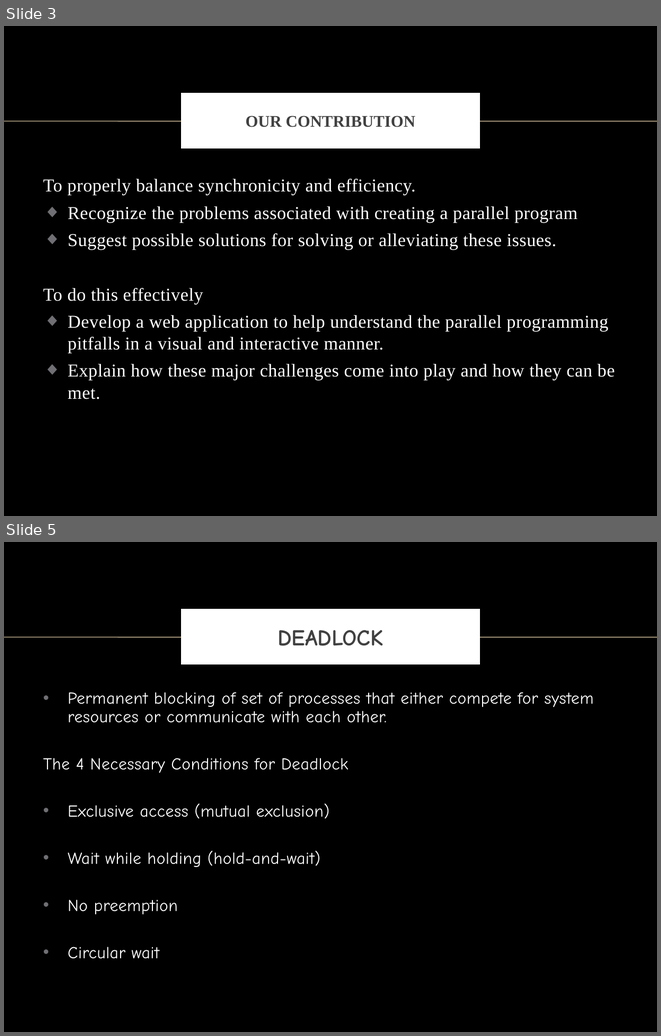
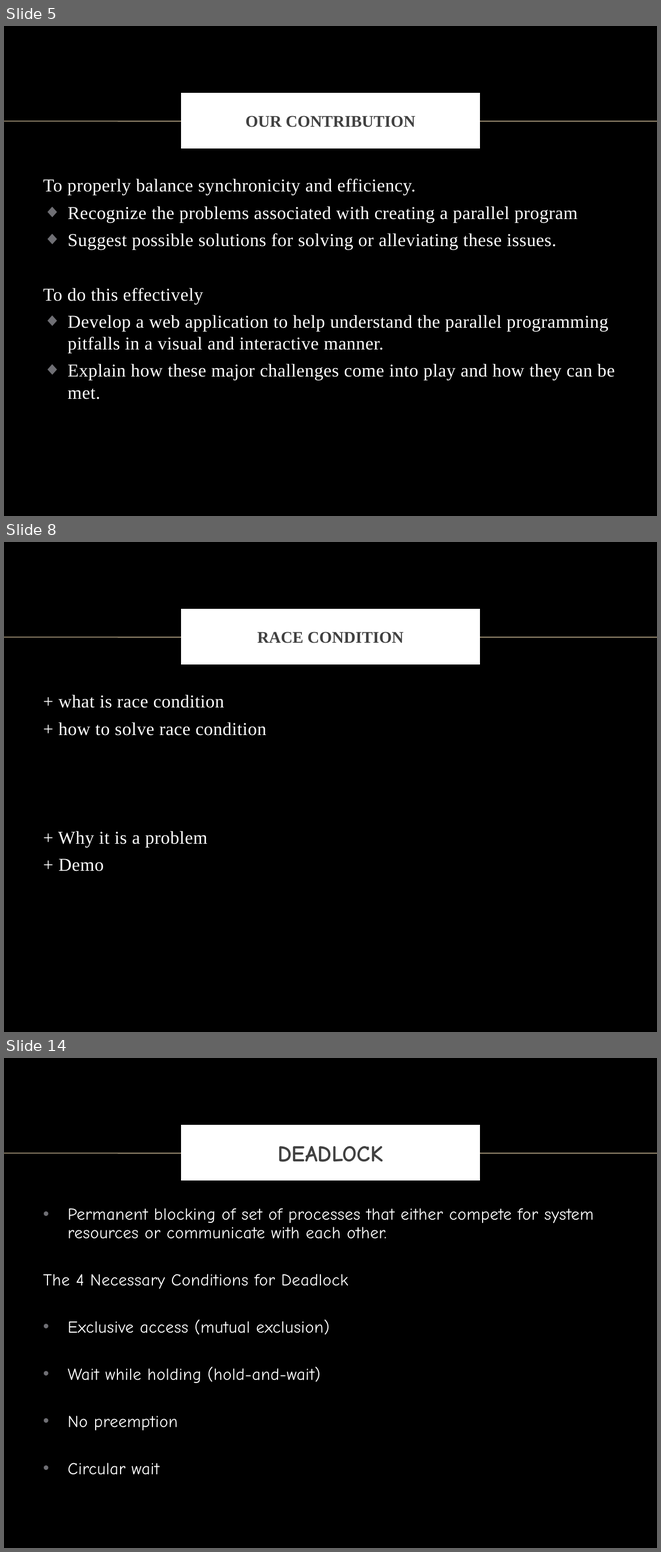
Before and after one commit to vong-srey/Paravantage, a slide deck: Presentation.pptx. Shown one above the other, each under a label of ours: slides 3 and 5 before the commit, slides 5, 8 and 14 after it; the slides between them are not shown. The pictures are 661x1036 and 661x1552 pixels, drawn with LibreOffice and Linux fonts; fonts in the diff are those of the drawing; background and template pictures are left out. Boxes give left, top, right and bottom in pixels: in the first picture for what was removed or moved away, otherwise in the second. Text is boxed around its words. In the diff, an @@ line names an element or a change of style, - is before the commit and + after.

```diff
--- a/Presentation.pptx
+++ b/Presentation.pptx
@@ slide 8 added at box(4, 542, 657, 1032), background picture (left out); not listed: 1 template element that a slide beside it also shows @@
@@ title added at box(184, 612, 477, 662), fill #FFFFFF, outline #FFFFFF 6 pt, 18 pt, text #404040, bold @@
+RACE CONDITION
@@ text added at box(58, 695, 266, 871), 20 pt, text #FFFFFF @@
++ what is race condition
++ how to solve race condition
++ Why it is a problem
++ Demo
@@ what was slide 3 is now slide 5 @@
@@ what was slide 5 is now slide 14 @@
```
Also in this commit, not shown: 1 slide changed, 8 other slides added.
